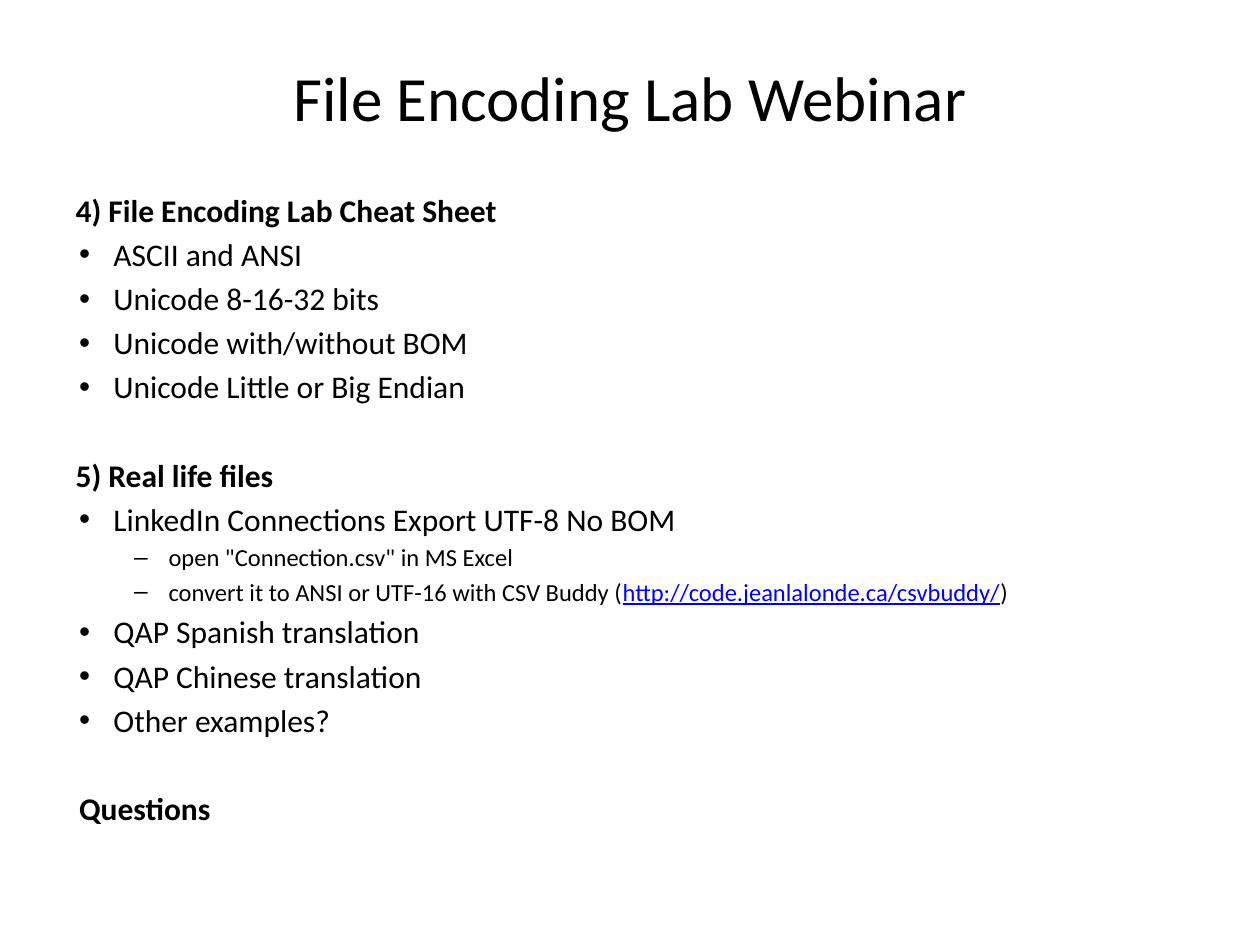
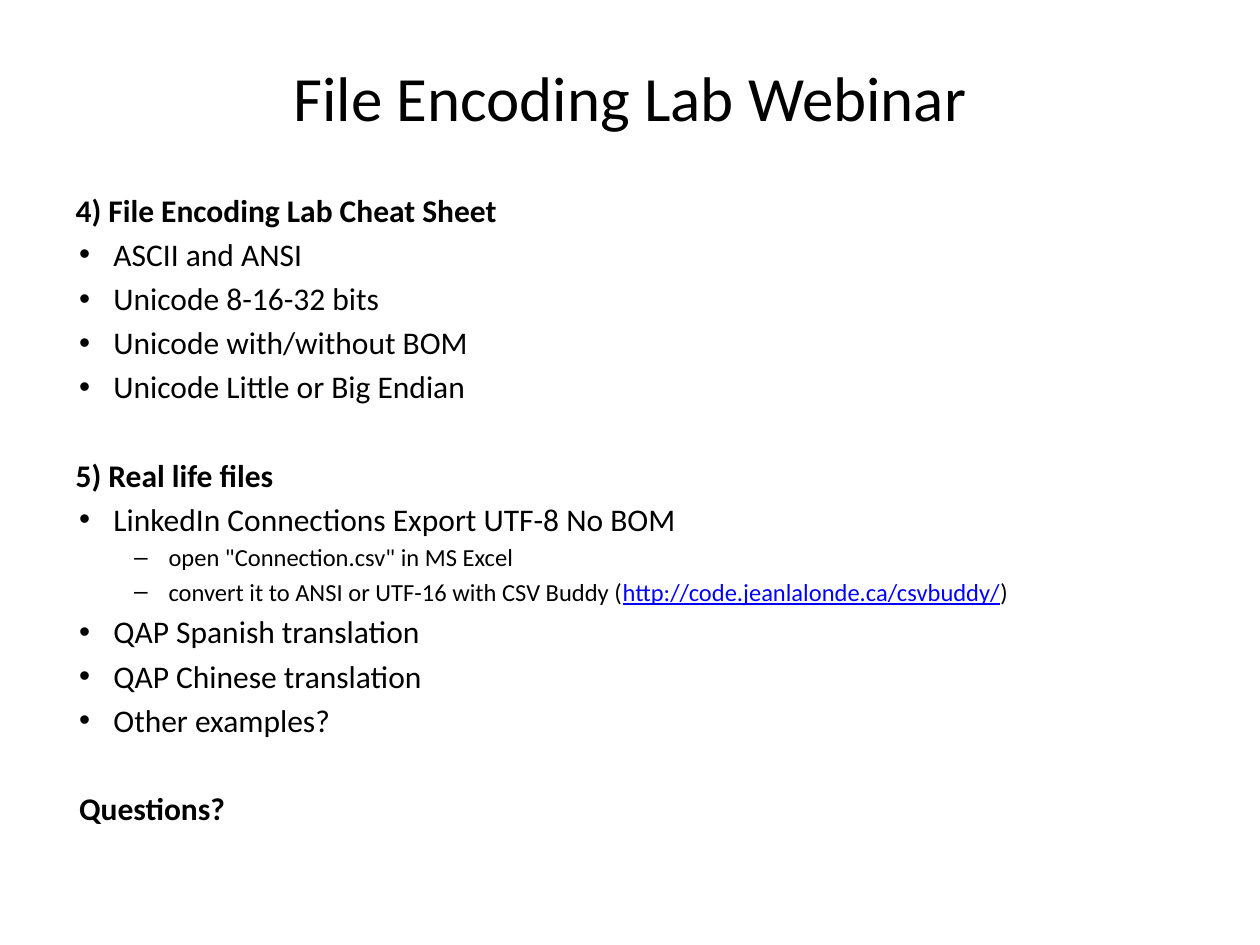
Before and after one commit to JnLlnd/FileEncodingLab, a slide deck: slide 4 of File Encoding Lab Webinar.pptx. Drawn at 1260x945 pixels with LibreOffice and Linux fonts; fonts in the diff are those of the drawing. Boxes give left, top, right and bottom in pixels: in the first picture for what was removed or moved away, otherwise in the second. Text is boxed around its words. In the diff, an @@ line names an element or a change of style, - is before the commit and + after.

```diff
--- a/File Encoding Lab Webinar.pptx
+++ b/File Encoding Lab Webinar.pptx
@@ text at [79,798,225,824]: text changed @@
-Questions
+Questions?
```
Also in this commit, not shown: 1 other slide changed, 1 other file.
